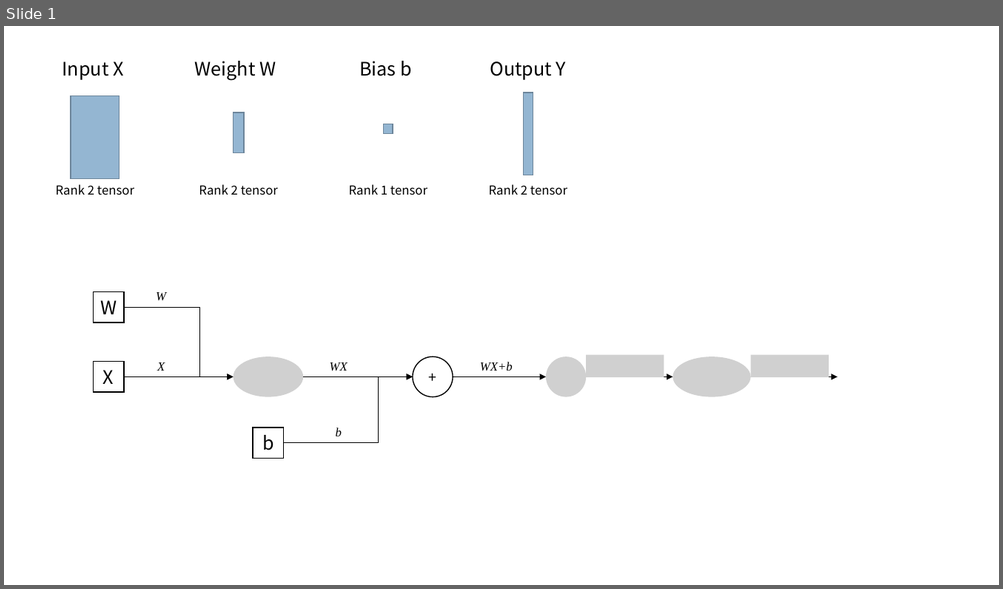
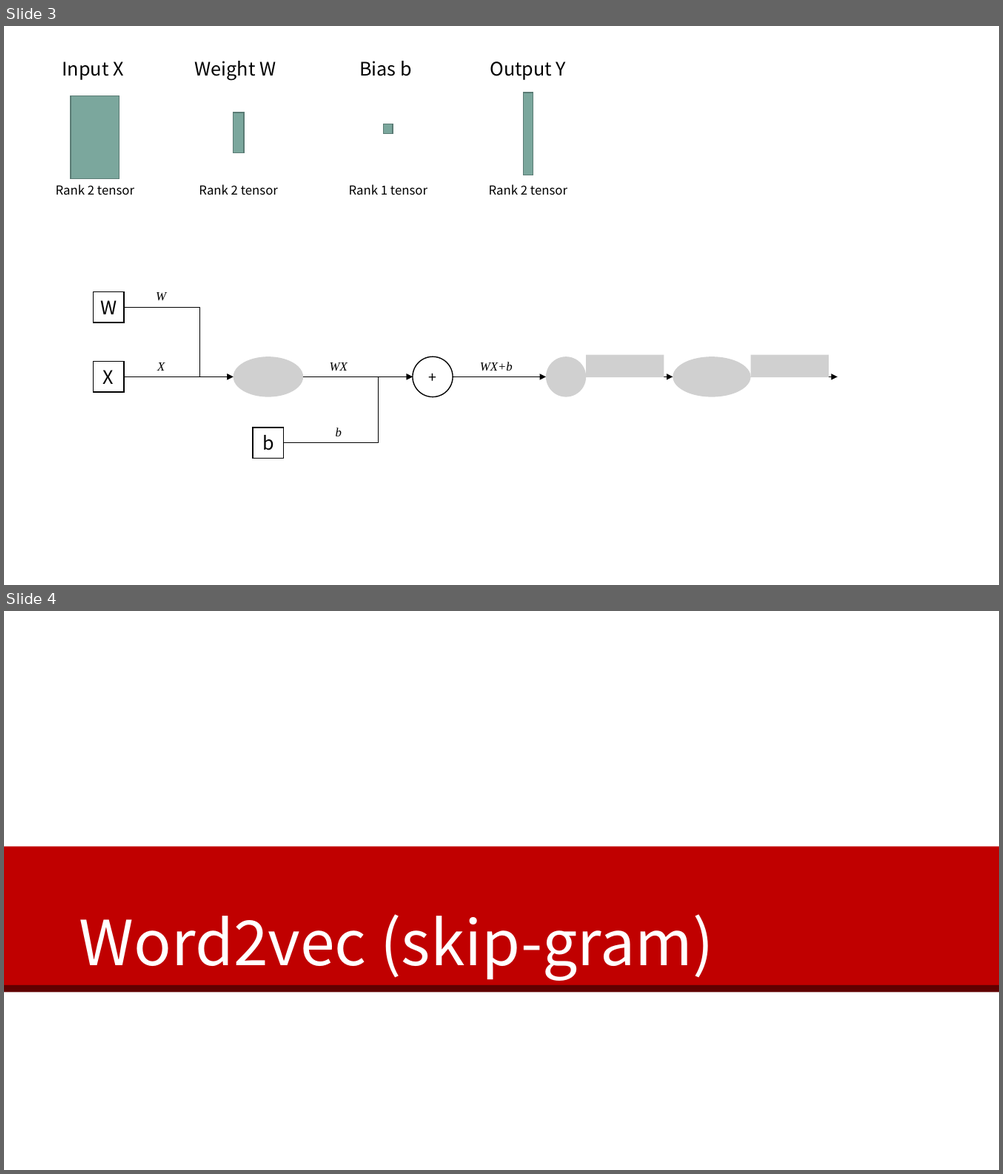
Before and after one commit to taeminlee/taeminlee.github.io_backupo, a slide deck: assets/figures.pptx. Shown one above the other, each under a label of ours: slide 1 before the commit, slides 3 and 4 after it. The pictures are 1003x589 and 1003x1174 pixels, drawn with LibreOffice and Linux fonts; fonts in the diff are those of the drawing; grey boxes stand for pictures. Boxes give left, top, right and bottom in pixels: in the first picture for what was removed or moved away, otherwise in the second. Text is boxed around its words. In the diff, an @@ line names an element or a change of style, - is before the commit and + after.

```diff
--- a/assets/figures.pptx
+++ b/assets/figures.pptx
@@ slide 4 added at [4,611,999,1170], background #FFFFFF @@
@@ rectangle added at [4,847,999,985], fill #C00000 @@
@@ title added at [79,914,713,981], 60 pt, text #FFFFFF @@
+Word2vec (skip-gram)
@@ rectangle added at [4,985,999,992], fill #600000 @@
@@ what was slide 1 is now slide 3 @@
@@ slide 3 changed as well @@
@@ fill #94B6D2 to #7BA79D; outline #6D879B 1 pt to #5B7C74 1 pt in 4 elements at [71,96,119,179], [233,113,244,153], [384,124,392,133], [523,93,533,175] @@
```
Also in this commit, not shown: 23 other slides added, 6 other files.
